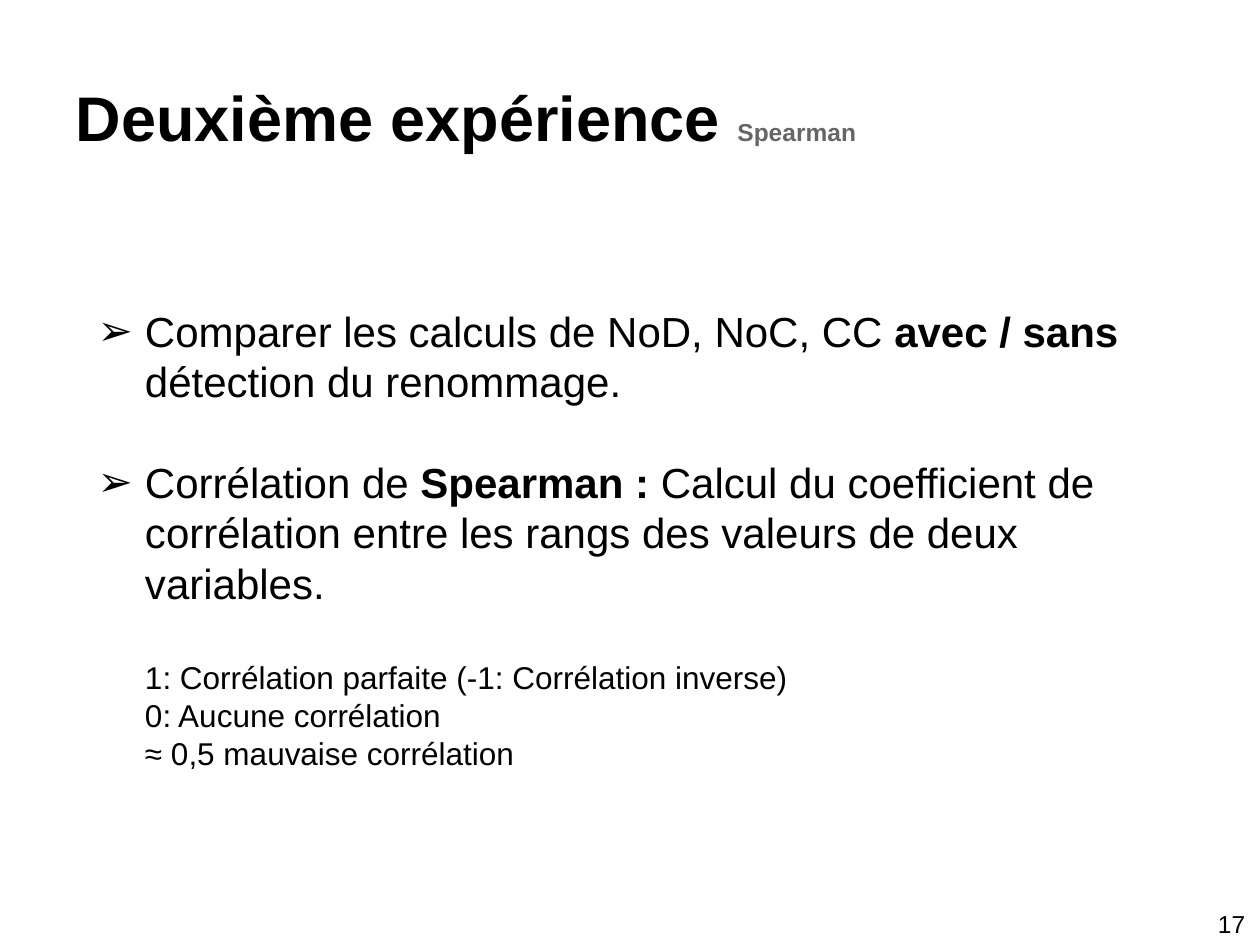
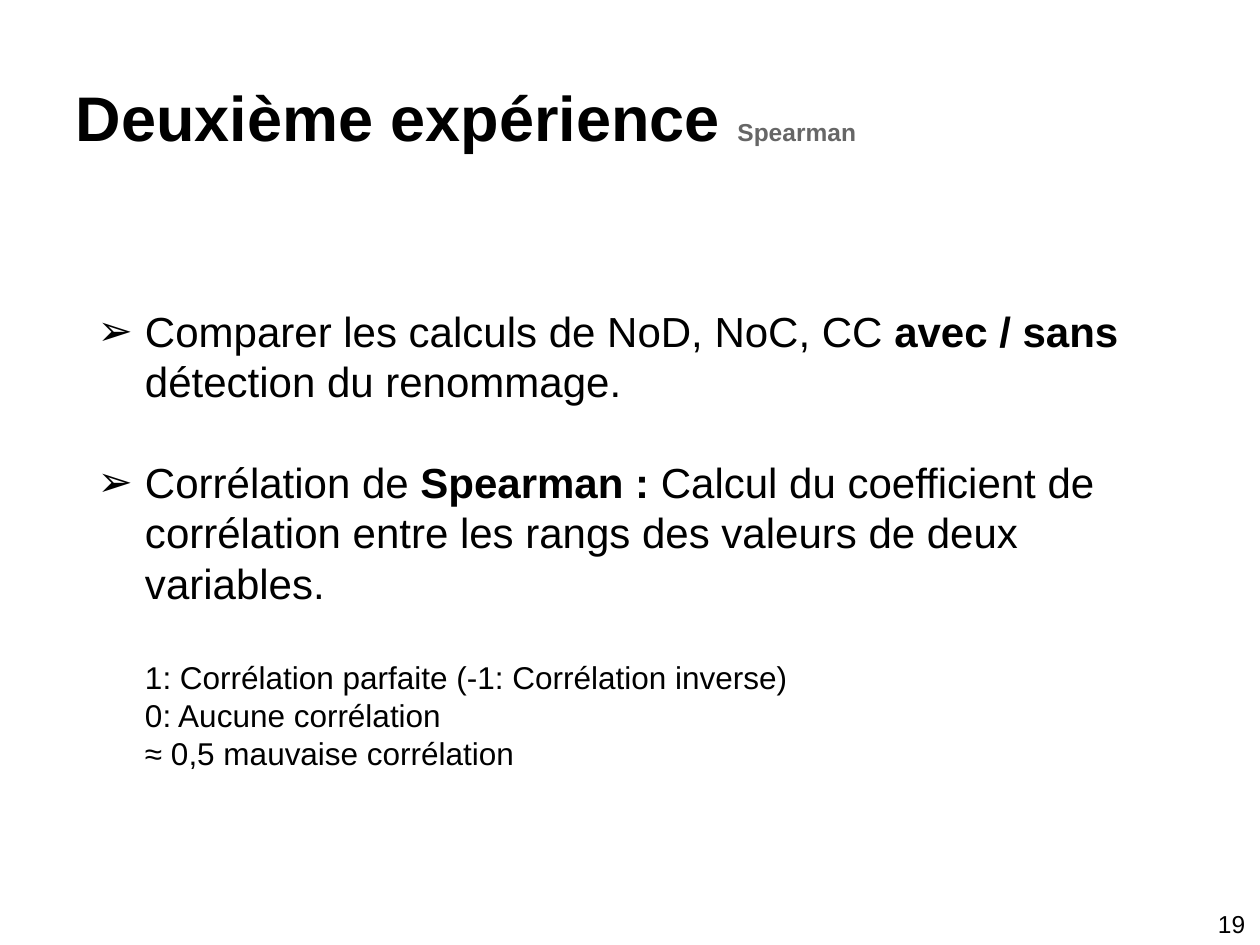
Before and after one commit to stonesong/Stage, a slide deck: slide 19 of presentation/presStageM2.pptx. Drawn at 1260x945 pixels with LibreOffice and Linux fonts; fonts in the diff are those of the drawing. Boxes give left, top, right and bottom in pixels: in the first picture for what was removed or moved away, otherwise in the second. Text is boxed around its words. In the diff, an @@ line names an element or a change of style, - is before the commit and + after.

```diff
--- a/presentation/presStageM2.pptx
+++ b/presentation/presStageM2.pptx
@@ text at (1218, 916, 1245, 934): text changed @@
-17
+19
```
Also in this commit, not shown: 19 other slides changed, 1 other file.
